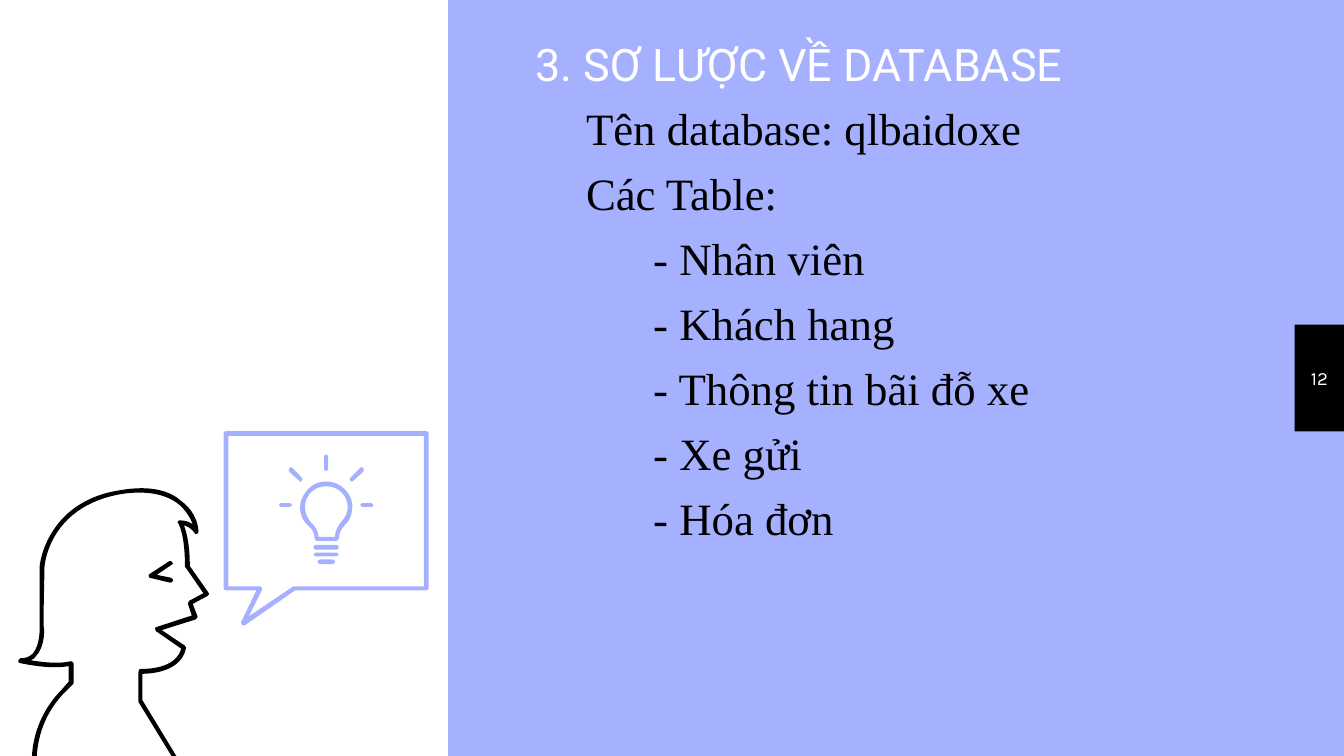
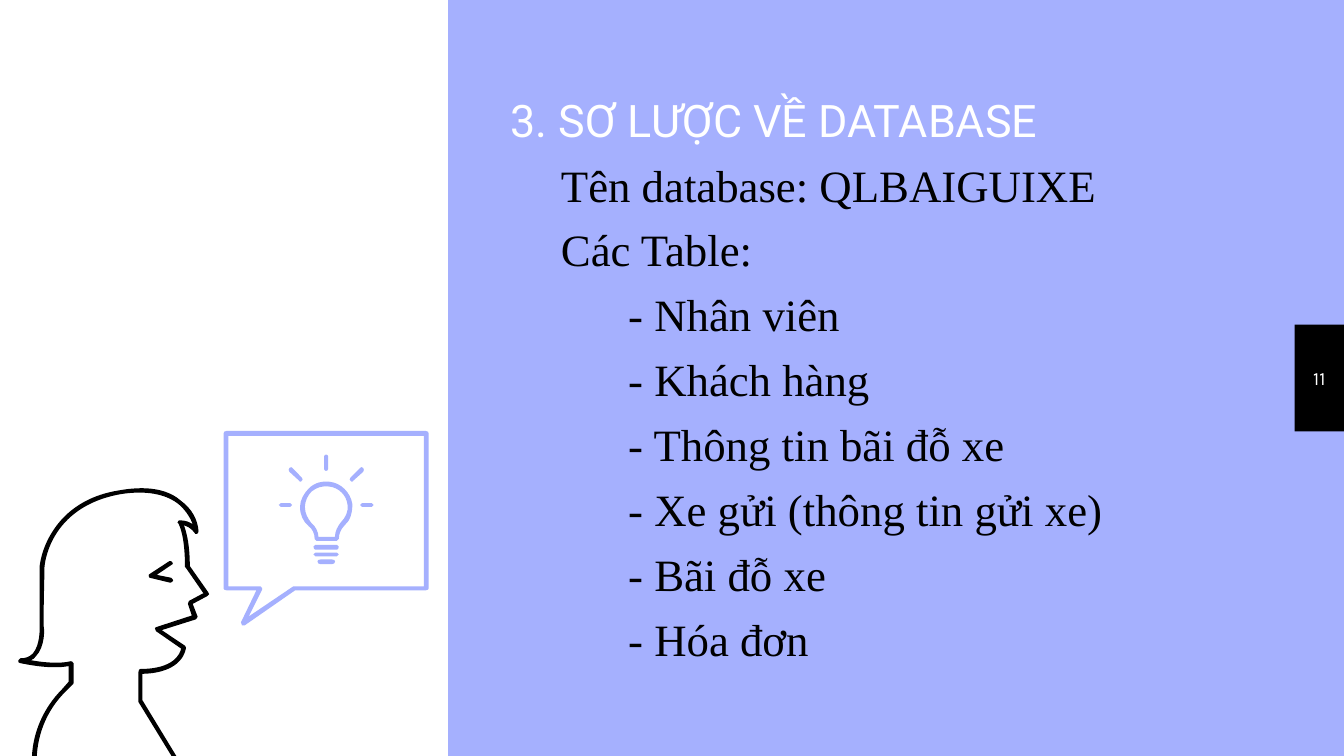
Before and after one commit to thuypt102/Practice-teamwork-01, a slide deck: slide 11 of Quản lý bãi đỗ xe.pptx (slide 12 before the commit). Drawn at 1344x756 pixels with LibreOffice and Linux fonts; fonts in the diff are those of the drawing. Boxes give left, top, right and bottom in pixels: in the first picture for what was removed or moved away, otherwise in the second. Text is boxed around its words. In the diff, an @@ line names an element or a change of style, - is before the commit and + after.

```diff
--- a/Quản lý bãi đỗ xe.pptx
+++ b/Quản lý bãi đỗ xe.pptx
@@ subtitle "3. SƠ LƯỢC VỀ DATABASE" moved from (x1=536, y1=39, x2=1063, y2=536) to (x1=511, y1=95, x2=1102, y2=657) @@
@@ subtitle at (x1=561, y1=170, x2=1095, y2=210): text changed @@
-– Tên database: qlbaidoxe
+– Tên database: QLBAIGUIXE
@@ subtitle at (x1=654, y1=364, x2=869, y2=406): text changed @@
-  – - Khách hang
+  – - Khách hàng
@@ page number at (x1=1313, y1=373, x2=1325, y2=385): text changed @@
-12
+11
@@ subtitle at (x1=654, y1=494, x2=1102, y2=592): text changed @@
-  – - Xe gửi
+  – - Xe gửi (thông tin gửi xe)
+  – - Bãi đỗ xe
```
Also in this commit, not shown: 10 other slides changed, 1 slide added, 2 slides removed.
